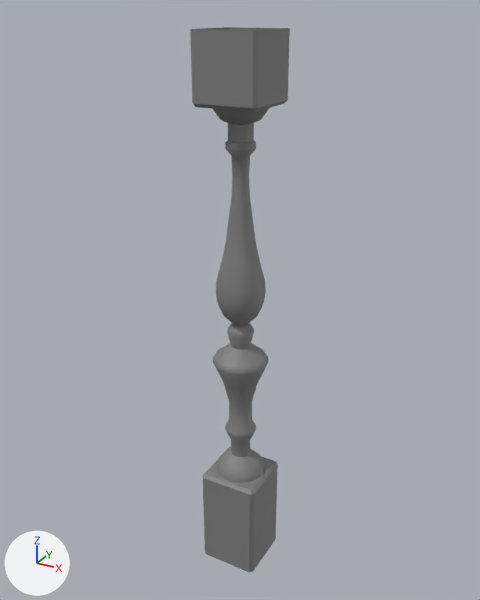
Before and after pictures for a commit that changed the FBX model Projet Final Manoir/Manoir_FBX_Unwrapped/AR-RampPost_01.FBX.
The view is the same before and after, from a 50 mm camera at (1.1, -2.0, 2.19) aimed at (-0.02, 0.04, 1.17). The lights are fixed; the arrows at lower left show +X, +Y and +Z. Where no turn or scale is listed for an object, it has been applied to the vertices.

Before the edit, the objects in view are built like this:
```python
me_mesh = bpy.data.meshes.new('Mesh')
me_mesh.from_pydata(...)  # 424 vertices, 804 faces; spans x -0.12..0.12, y -0.12..0.12, z 0.0..2.13
me_mesh.materials.append(mat_worldgridmaterial)  # grey #808080
ob_ar_ramppost_01 = bpy.data.objects.new('AR-RampPost_01', me_mesh)
ob_ar_ramppost_01.location = (0.0, 0.0, 0.0)
```
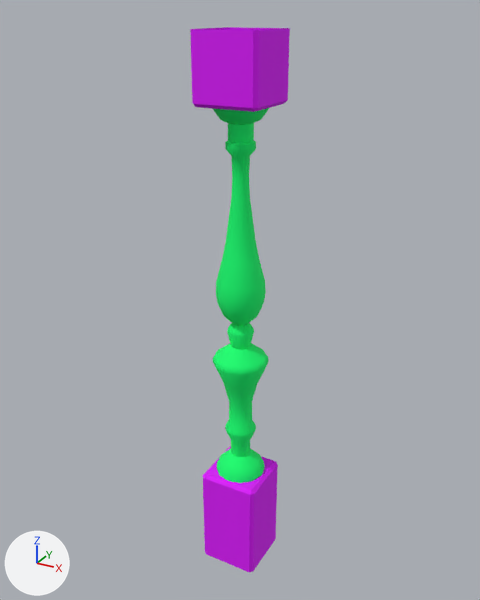
Location of each change, (x1, y1, x2, y2) in pixels of the pictures (480 x 600 px):
```json
{"part": 1, "of": "me_mesh", "change": "recoloured", "before": [213, 108, 269, 483], "after": [213, 108, 269, 483], "on screen": "grey to green"}
{"part": 2, "of": "me_mesh", "change": "recoloured", "before": [203, 447, 278, 572], "after": [203, 447, 278, 572]}
{"part": 3, "of": "me_mesh", "change": "recoloured", "before": [190, 27, 290, 112], "after": [190, 27, 290, 112]}
```

Scene script edits in JSON lines:
```json
{"op": "add", "block": "mat_material__14", "code": ["mat_material__14 = principled_material('Material #14')", "mat_material__14.base_color = (0.0, 1.0, 0.165)  # green #00ff71", "mat_material__14.roughness = 0.859"]}
{"op": "add", "block": "mat_material__13", "code": ["mat_material__13 = principled_material('Material #13')", "mat_material__13.base_color = (0.729, 0.0, 1.0)  # pink #de00ff", "mat_material__13.roughness = 0.859"]}
{"block": "me_mesh", "where": "me_mesh.from_pydata(...)  # 424 vertices, 804 faces; spans x -0.12..0.12, y -0.12..0.12, z 0.0..2.13"}
{"block": "me_mesh", "where": "# used by ob_ar_ramppost_01; location = (0.0, 0.0, 0.0)"}
{"block": "me_mesh", "change": "me_mesh part 1: all 744 faces centred in x -0.1..0.1, y -0.1..0.1, z 0.43..1.88 switch from mat_worldgridmaterial (grey #808080) to mat_material__14 (green #00ff71)"}
{"block": "me_mesh", "change": "me_mesh part 2: all 30 faces centred in x -0.12..0.12, y -0.12..0.12, z 0.14..0.42 switch from mat_worldgridmaterial (grey #808080) to mat_material__13 (pink #de00ff)"}
{"block": "me_mesh", "change": "me_mesh part 3: all 30 faces centred in x -0.12..0.12, y -0.12..0.12, z 1.9..2.06 switch from mat_worldgridmaterial (grey #808080) to mat_material__13 (pink #de00ff)"}
```
